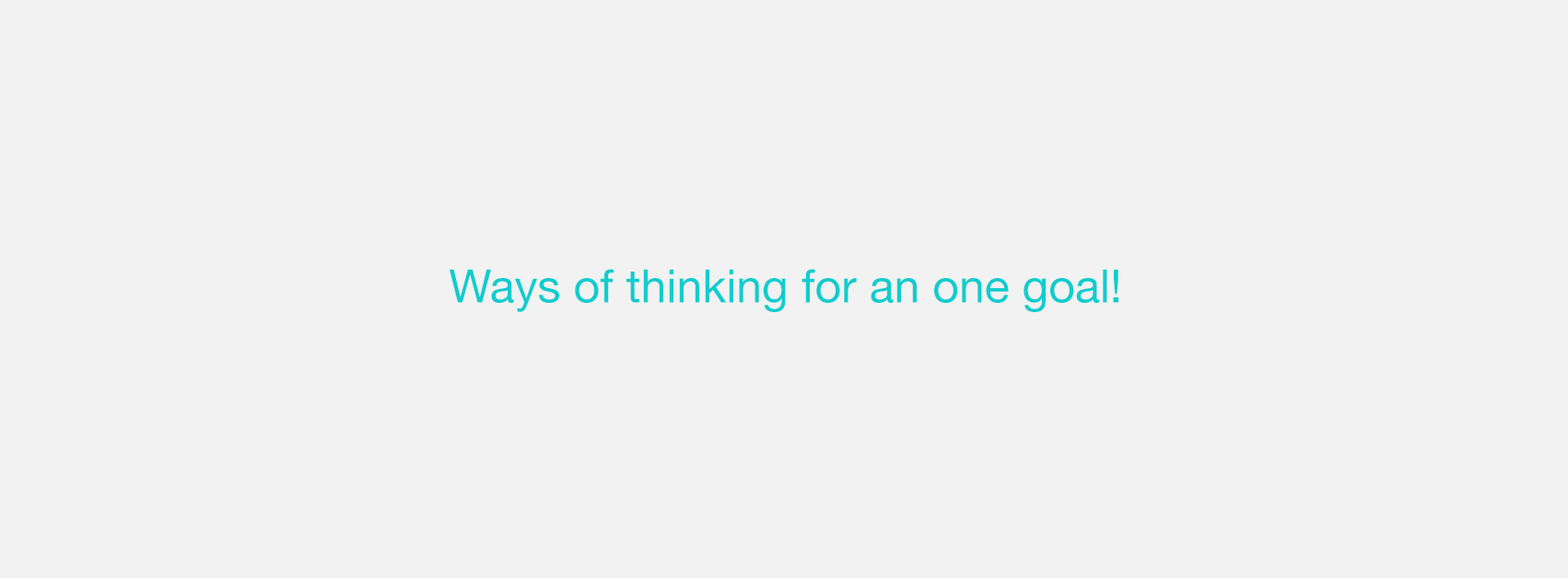
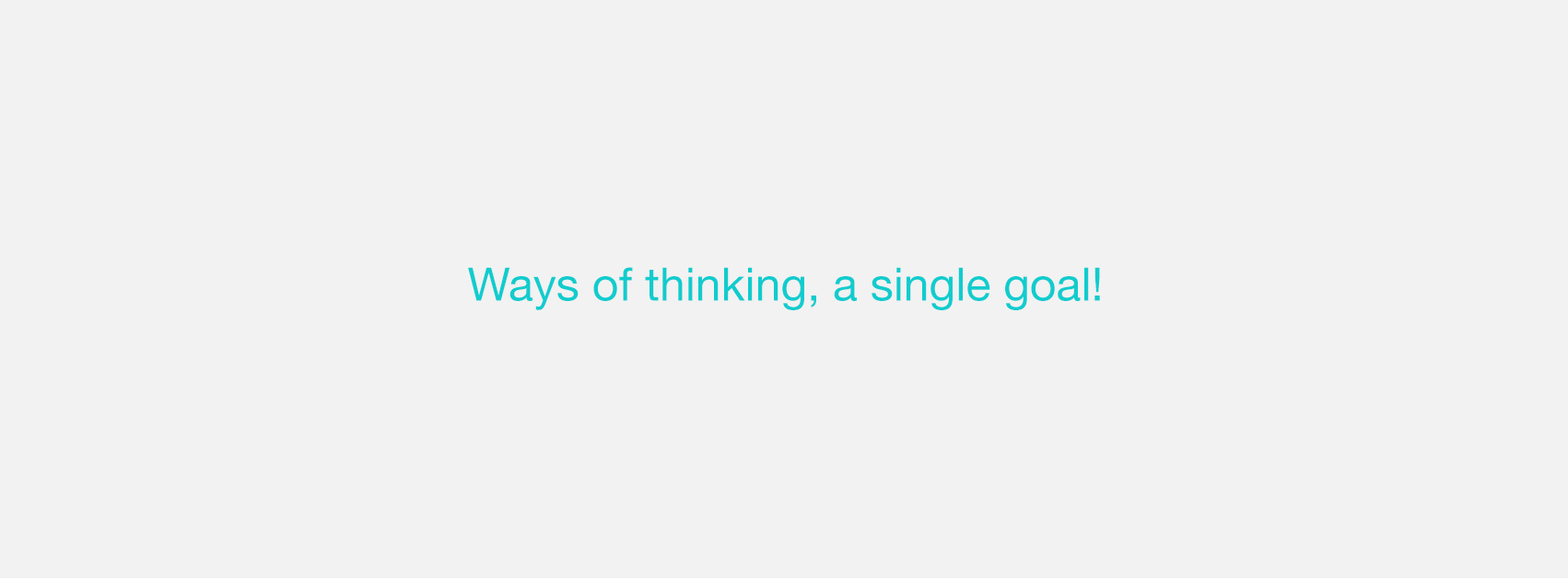
The second w=1568, h=580 image is a revision of the first. Changes to its layers:
painted on "text" over (448, 267, 1119, 313)
